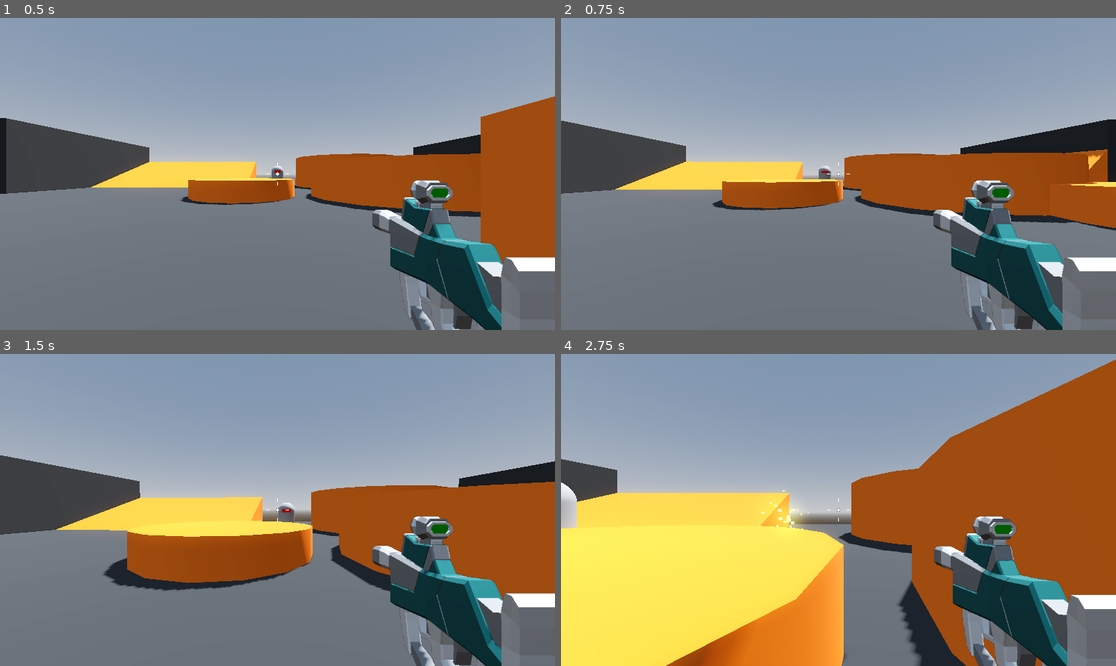
Above: before the commit, frames 1-4 (two rows, left to right).
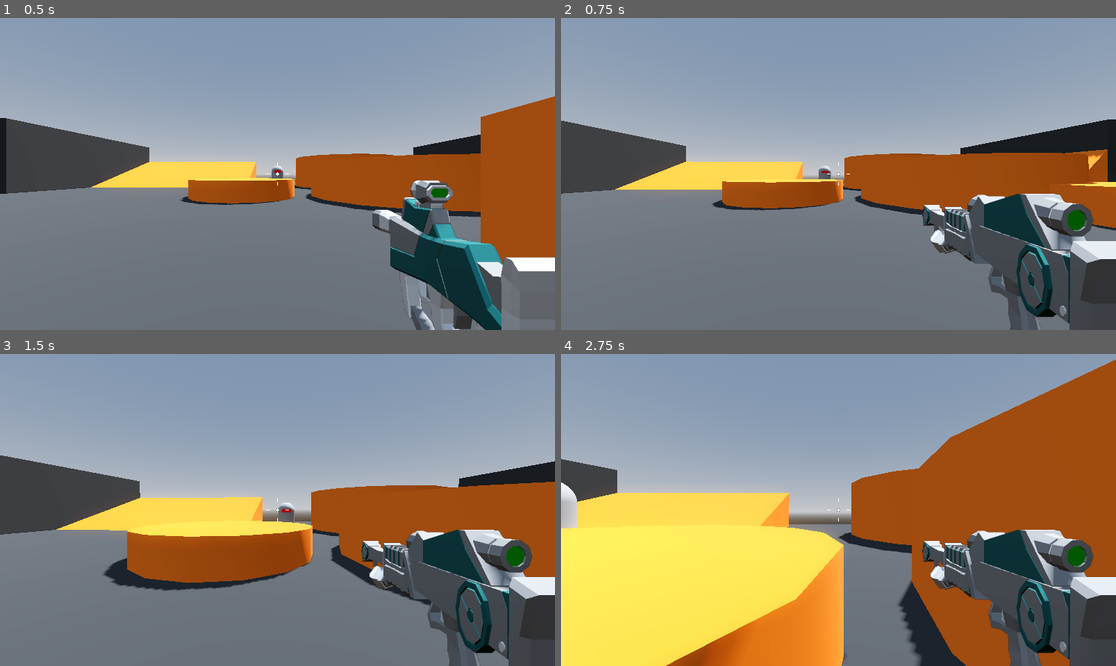
Above: after the commit, the same moments.

Repository: BlurryGames/RoboRampage
Game: Godot game, scene res://levels/sand_box.tscn
Same seed, same stepped clock (60 frames per second), same inputs: the game is played once before the commit and once after it.
Inputs (mouse positions are in pixels of both pictures, inside the frame that each line leads up to):
- Up to frame 1 (0.5 s): no input
- Up to frame 2 (0.75 s): tap Enter at 0.5 s; move the mouse to (866, 174) at 0.52 s; hold W (move_forward) from 0.53 s (still down); hold Mouse wheel down (last_weapon, bound only after the commit) from 0.53 s (still down)
- Up to frame 3 (1.5 s): keep holding W (move_forward); tap Space (jump) at 0.77 s; tap Mouse wheel up (next_weapon, bound only after the commit) at 0.8, 1.35 s; move the mouse to (249, 510) at 1.27 s; release Mouse wheel down (last_weapon, bound only after the commit) at 1.28 s
- Up to frame 4 (2.75 s): keep holding W (move_forward); tap Space (jump) at 1.52 s; tap Mouse wheel down (last_weapon, bound only after the commit) at 1.55 s; move the mouse to (849, 503) at 2.02 s; press the mouse at (849, 503) at 2.03 s; tap Mouse wheel up (next_weapon, bound only after the commit) at 2.3 s

Frame 1 is identical in both runs. In frame 2, 10% of the frame differs, in the area x 65-100%, y 51-100%; in frame 3, 11%; in frame 4, 12%, in the area x 35-100%, y 43-100%.

Commit message:
Section4: Robo Rampage / Lesson23: Cycling Weapons

Diff:
--- a/player/player.tscn
+++ b/player/player.tscn
@@ -127,6 +127,7 @@
 anchor_bottom = 1.0
 grow_horizontal = 2
 grow_vertical = 2
+mouse_filter = 2
 
 [node name="Crosshair" type="Control" parent="CenterContainer"]
 layout_mode = 2
@@ -140,6 +141,7 @@
 grow_horizontal = 2
 grow_vertical = 2
 pivot_offset = Vector2(576, 324)
+mouse_filter = 2
 texture = ExtResource("5_brkmm")
 
 [node name="DamageAnimationPlayer" type="AnimationPlayer" parent="DamageTexture"]
--- a/player/weapon_handler.gd
+++ b/player/weapon_handler.gd
@@ -13,6 +13,19 @@
 	if event.is_action_pressed("weapon_2"):
 		equip(weapon_2)
 
+	if event.is_action_pressed("next_weapon"):
+		next_weapon()
+
+	if event.is_action_pressed("last_weapon"):
+		last_weapon()
+
+func get_current_index() -> int:
+	for i in get_child_count():
+		if get_child(i).visible:
+			return i
+
+	return 0
+
 func equip(active_weapon: HitscanWeapon) -> void:
 	for c: HitscanWeapon in get_children():
 		if c == active_weapon:
@@ -21,3 +34,13 @@
 		else:
 			c.visible = false
 			c.set_process(false)
+
+func next_weapon() -> void:
+	var index: int = get_current_index()
+	index = wrapi(index + 1, 0, get_child_count())
+	equip(get_child(index))
+
+func last_weapon() -> void:
+	var index: int = get_current_index()
+	index = wrapi(index - 1, 0, get_child_count())
+	equip(get_child(index))
--- a/project.godot
+++ b/project.godot
@@ -67,3 +67,13 @@
 "events": [Object(InputEventKey,"resource_local_to_scene":false,"resource_name":"","device":-1,"window_id":0,"alt_pressed":false,"shift_pressed":false,"ctrl_pressed":false,"meta_pressed":false,"pressed":false,"keycode":0,"physical_keycode":50,"key_label":0,"unicode":50,"echo":false,"script":null)
 ]
 }
+next_weapon={
+"deadzone": 0.5,
+"events": [Object(InputEventMouseButton,"resource_local_to_scene":false,"resource_name":"","device":-1,"window_id":0,"alt_pressed":false,"shift_pressed":false,"ctrl_pressed":false,"meta_pressed":false,"button_mask":8,"position":Vector2(100, 11),"global_position":Vector2(104, 52),"factor":1.0,"button_index":4,"canceled":false,"pressed":true,"double_click":false,"script":null)
+]
+}
+last_weapon={
+"deadzone": 0.5,
+"events": [Object(InputEventMouseButton,"resource_local_to_scene":false,"resource_name":"","device":-1,"window_id":0,"alt_pressed":false,"shift_pressed":false,"ctrl_pressed":false,"meta_pressed":false,"button_mask":16,"position":Vector2(125, 13),"global_position":Vector2(129, 54),"factor":1.0,"button_index":5,"canceled":false,"pressed":true,"double_click":false,"script":null)
+]
+}
